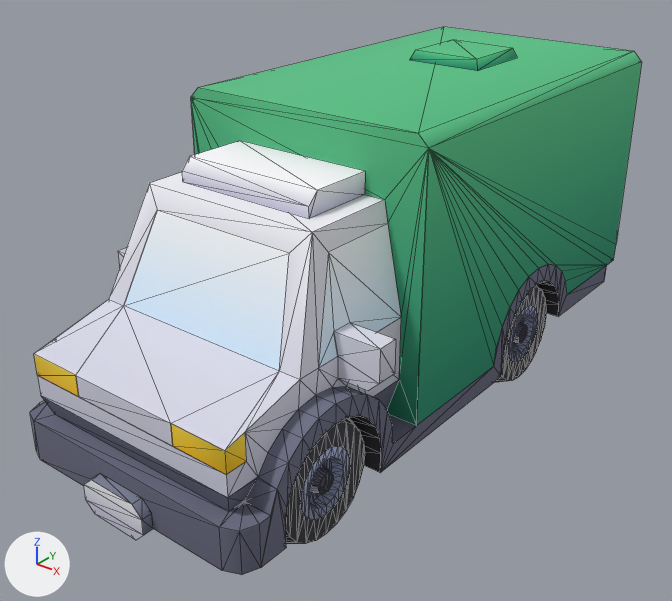
One commit to the glTF model Assets/UnityEve/Art/Models/car-kit/delivery.glb: the scene before it, then after it.
Both versions are drawn from a 50 mm camera at (2.52, -3.35, 2.57) aimed at (-0.04, -0.15, 0.59). The lights are fixed; the arrows at lower left show +X, +Y and +Z. The older version comes first. Mesh edges are drawn as thin lines. Vertices at exactly the same position are counted once.

Objects in the first picture: 'body', 'wheel-back-left', 'wheel-front-left'.
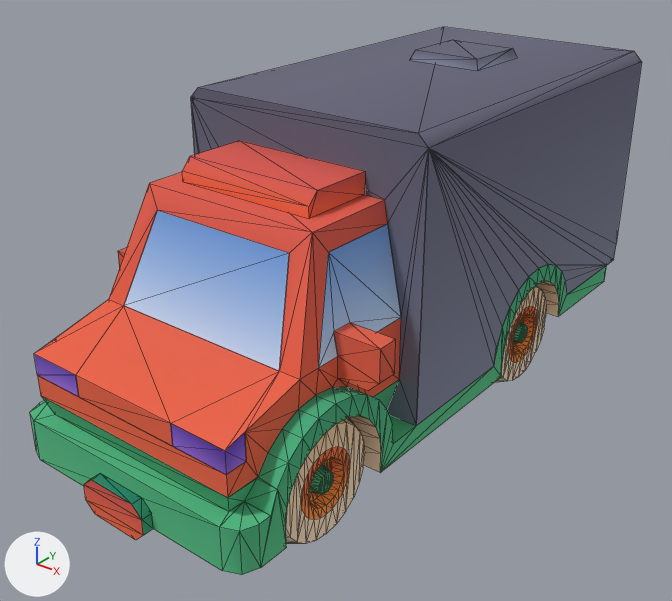
Where the newer file only moved an object's origin or applied its transform, the numbers keep the older frame.

Edits to the scene script, one JSON object a line:
```json
{"block": "me_wheel_front_left", "where": "me_wheel_front_left.from_pydata(...)  # 264 vertices, 428 faces; spans x 0.0..0.3, y -0.3..0.3, z -0.3..0.3"}
{"block": "me_wheel_front_left", "where": "# used by ob_wheel_front_left; location = (0.3, -1.01, 0.3)"}
{"block": "me_wheel_front_left", "change": "me_wheel_front_left part 1: 428 kept faces spanning x 0.0..0.3, y -0.3..0.3, z -0.3..0.3 get new texture (UV) coordinates"}
{"block": "me_wheel_back_left", "where": "me_wheel_back_left.from_pydata(...)  # 264 vertices, 428 faces; spans x 0.0..0.3, y -0.3..0.3, z -0.3..0.3"}
{"block": "me_wheel_back_left", "where": "# used by ob_wheel_back_left; location = (0.3, 0.61, 0.3)"}
{"block": "me_wheel_back_left", "change": "me_wheel_back_left part 2: 428 kept faces spanning x 0.0..0.3, y -0.3..0.3, z -0.3..0.3 get new texture (UV) coordinates"}
{"block": "me_body", "where": "# used by ob_body; location = (0.0, 0.025, 0.15)"}
{"op": "remove", "block": "me_body", "code": "me_body.from_pydata(...)  # 458 vertices, 730 faces; spans x -0.75..0.75, y -1.62..1.62, z 0.0..1.5"}
{"op": "add", "block": "me_body", "code": "me_body.from_pydata(...)  # 456 vertices, 730 faces; spans x -0.75..0.75, y -1.62..1.62, z 0.0..1.5"}
{"block": "me_body", "change": "me_body part 3: 721 kept faces spanning x -0.75..0.75, y -1.62..1.62, z 0.0..1.5 get new texture (UV) coordinates"}
{"block": "me_body", "change": "edits to the shape of me_body do not show in these pictures"}
```

Location of each change, (x1, y1, x2, y2) in pixels of the pictures (672 x 601 px):
```json
{"part": 1, "of": "me_wheel_front_left", "change": "surface changed", "before": [286, 417, 365, 544], "after": [286, 417, 365, 544]}
{"part": 2, "of": "me_wheel_back_left", "change": "surface changed", "before": [495, 286, 546, 382], "after": [495, 286, 546, 382]}
{"part": 3, "of": "me_body", "change": "surface changed", "before": [30, 27, 642, 575], "after": [30, 27, 642, 575]}
```
